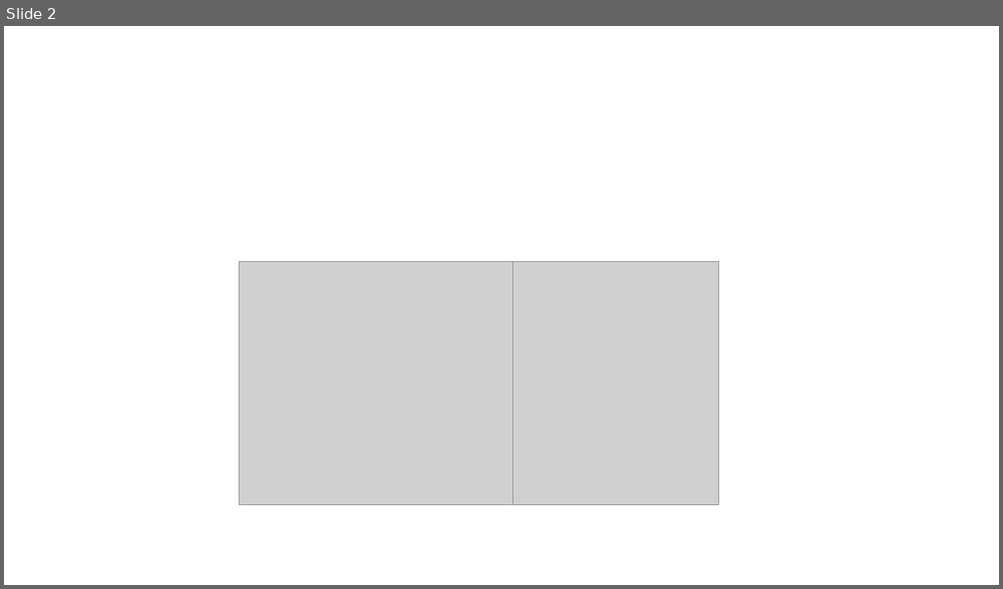
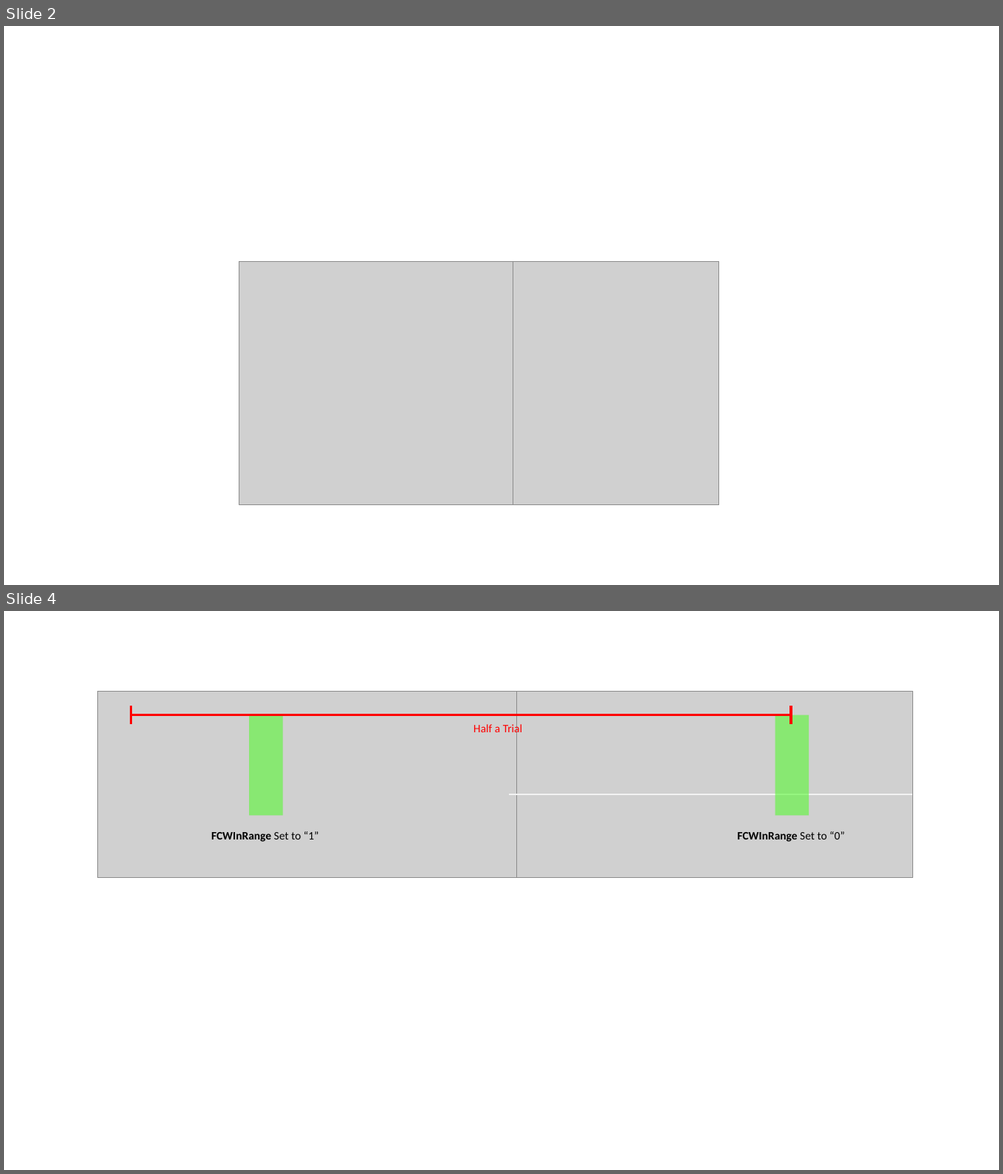
Before and after one commit to raynicho/ExpresswayScenarioInterface, a slide deck: docs/finalReportImages.pptx. Shown one above the other, each under a label of ours: slide 2 before the commit, slides 2 and 4 after it; the slides between them are not shown. The pictures are 1003x589 and 1003x1174 pixels, drawn with LibreOffice and Linux fonts; fonts in the diff are those of the drawing; grey boxes stand for pictures. Boxes give left, top, right and bottom in pixels: in the first picture for what was removed or moved away, otherwise in the second. Text is boxed around its words. In the diff, an @@ line names an element or a change of style, - is before the commit and + after.

```diff
--- a/docs/finalReportImages.pptx
+++ b/docs/finalReportImages.pptx
@@ slide 4 added at box(4, 611, 999, 1170), background #FFFFFF @@
@@ picture added at box(97, 691, 516, 877) @@
@@ picture added at box(492, 691, 912, 877) @@
@@ line added from (131, 715) to (792, 715), #FF0000 2.5 pt @@
@@ line added from (131, 706) to (131, 724), #FF0000 2.5 pt @@
@@ rectangle added at box(249, 715, 282, 816), fill #5DF739 at 62% opacity @@
@@ rectangle added at box(775, 715, 808, 816), fill #5DF739 at 62% opacity @@
@@ line added from (791, 706) to (791, 724), #FF0000 2.5 pt @@
@@ text added at box(473, 723, 522, 736), 11 pt, text #FF0000 @@
+Half a Trial
@@ line added from (509, 795) to (913, 795), #F2F2F2 1 pt @@
@@ text added at box(211, 832, 319, 842), 11 pt, text #000000, bold @@
+FCWInRange Set to “1”
@@ text added at box(737, 832, 845, 842), 11 pt, text #000000, bold @@
+FCWInRange Set to “0”
```
Also in this commit, not shown: 4 other slides added, 1 slide removed, 1 other file.
